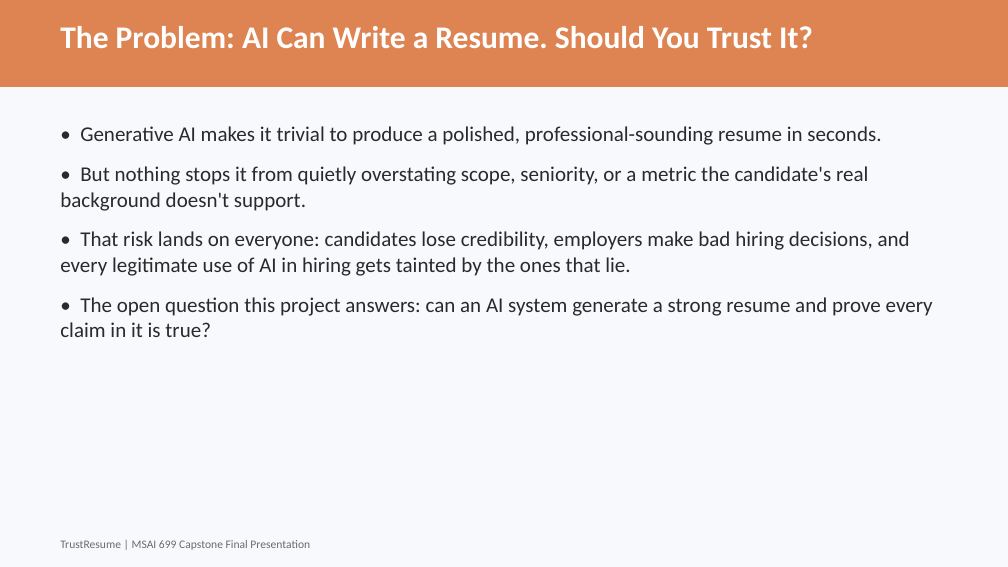
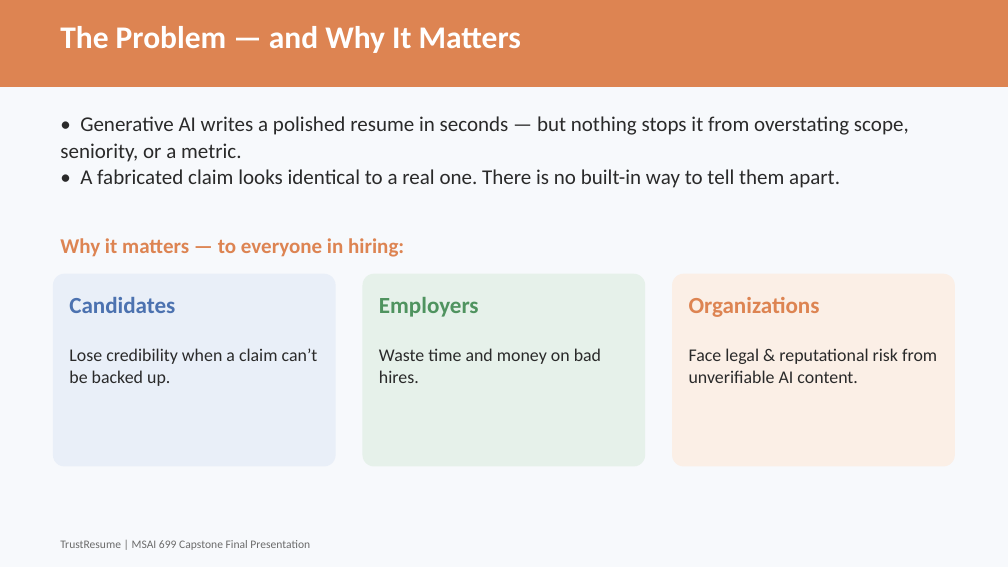
Before and after one commit to pxu/trustresume_langchain, a slide deck: slide 2 of docs/weekly-submissions/Week7_Final_Presentation.pptx. Drawn at 1008x567 pixels with LibreOffice and Linux fonts; fonts in the diff are those of the drawing. Boxes give left, top, right and bottom in pixels: in the first picture for what was removed or moved away, otherwise in the second. Text is boxed around its words. In the diff, an @@ line names an element or a change of style, - is before the commit and + after.

```diff
--- a/docs/weekly-submissions/Week7_Final_Presentation.pptx
+++ b/docs/weekly-submissions/Week7_Final_Presentation.pptx
@@ text at (60,26,521,53): text changed @@
-The Problem: AI Can Write a Resume. Should You Trust It?
+The Problem — and Why It Matters
@@ text added at (60,116,909,188), 20 pt, text #2A2A2A @@
+• Generative AI writes a polished resume in seconds — but nothing stops it from overstating scope, seniority, or a metric.
+• A fabricated claim looks identical to a real one. There is no built-in way to tell them apart.
@@ text removed at (60,126,933,337) @@
-• Generative AI makes it trivial to produce a polished, professional-sounding resume in seconds.
-• But nothing stops it from quietly overstating scope, seniority, or a metric the candidate's real background doesn't support.
-• That risk lands on everyone: candidates lose credibility, employers make bad hiring decisions, and every legitimate use of AI in hiring gets tainted by the ones that lie.
-• The open question this project answers: can an AI system generate a strong resume and prove every claim in it is true?
@@ text added at (60,238,404,257), 20 pt, text #DD8452, bold @@
+Why it matters — to everyone in hiring:
@@ rounded rectangle added at (53,274,336,467), fill #E9EFF8 @@
@@ text added at (69,297,318,386), 17 pt, text #2A2A2A @@
+Candidates
+Lose credibility when a claim can’t be backed up.
@@ rounded rectangle added at (362,274,645,467), fill #E6F1EA @@
@@ text added at (379,297,601,383), 17 pt, text #2A2A2A @@
+Employers
+Waste time and money on bad hires.
@@ rounded rectangle added at (672,274,955,467), fill #FBEFE6 @@
@@ text added at (689,297,937,383), 17 pt, text #2A2A2A @@
+Organizations
+Face legal & reputational risk from unverifiable AI content.
```
Also in this commit, not shown: 8 other slides changed, 3 slides removed, 1 other file.
